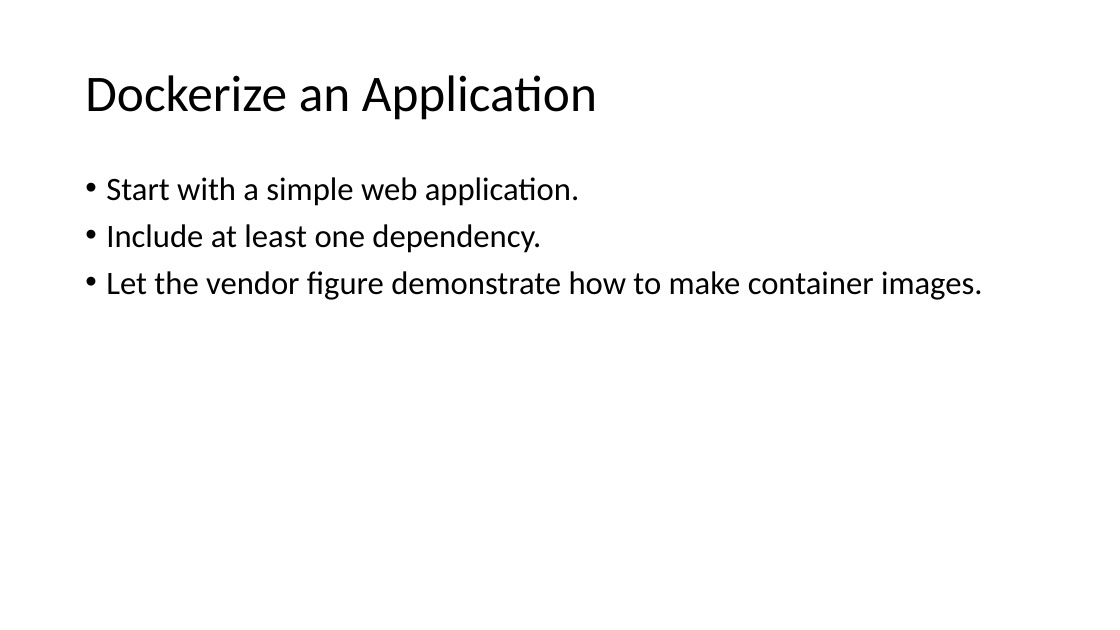
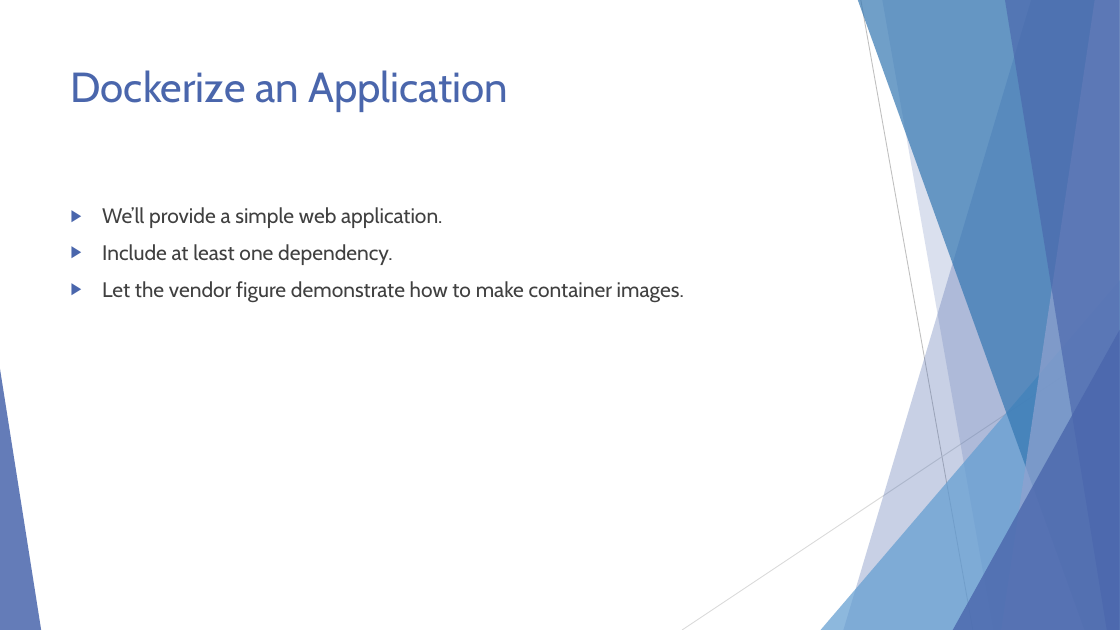
Before and after one commit to EnterpriseProductsLP/docker-straw-man, a slide deck: slide 7 of Docker Proofs of Concept.pptx. Drawn at 1120x630 pixels with LibreOffice and Linux fonts; fonts in the diff are those of the drawing. Boxes give left, top, right and bottom in pixels: in the first picture for what was removed or moved away, otherwise in the second. Text is boxed around its words. In the diff, an @@ line names an element or a change of style, - is before the commit and + after.

Commit message:
Finished styling and animating.

```diff
--- a/Docker Proofs of Concept.pptx
+++ b/Docker Proofs of Concept.pptx
@@ title "Dockerize an Application": place and size @@
-title "Dockerize an Application" at bbox=[85, 75, 597, 120]
+title "Dockerize an Application" at bbox=[71, 70, 508, 112]
@@ title "Dockerize an Application" at bbox=[71, 70, 508, 112]: size 44 to 36 pt, font Calibri to Cabin, text colour #000000 to #4A66AC; line spacing 0.9 to 1; vertical alignment middle to top @@
@@ text "We’ll provide a simple web ...": place and size @@
-text "We’ll provide a simple web ..." at bbox=[106, 177, 983, 300]
+text "We’ll provide a simple web ..." at bbox=[102, 207, 684, 302]
@@ text at bbox=[102, 207, 442, 228]: text changed; size 28 to 18 pt; font Calibri to Cabin; text colour #000000 to #404040 @@
-• Start with a simple web application.
+▶ We’ll provide a simple web application.
@@ text at bbox=[102, 244, 684, 302]: size 28 to 18 pt, font Calibri to Cabin, text colour #000000 to #404040 in "Include at least one dependency.", "Let the vendor figure demonstrate how to ..."; bullet • to ▶; line spacing 0.9 to 1 @@
@@ group added at bbox=[0, 0, 1120, 630]: 5 freeform shapes, 3 triangles, 2 lines @@
```
Also in this commit, not shown: 16 other slides changed, 1 slide removed.
